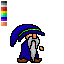
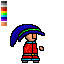
Layer changes from the first (64, 64) image to the second:
hid "beard_12" over bbox(27, 36, 40, 62)
added layer "body_000" (1st of 45, in "Wizard" › "Body" › "triple_color") in group "triple_color" over bbox(21, 41, 40, 63)
hid "Livello 13" over bbox(17, 39, 42, 63)
